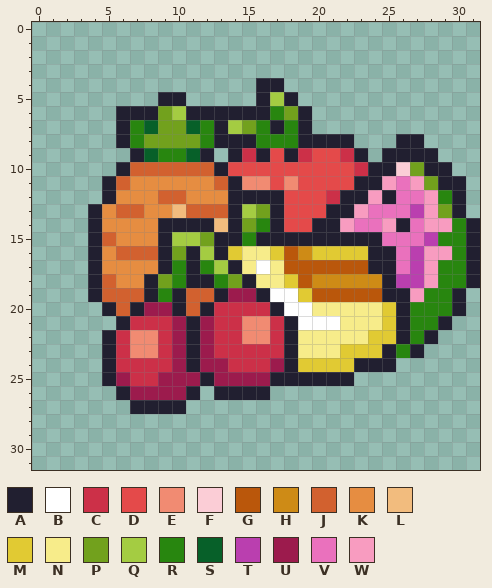
Two versions of one pixel-art sprite, Assets/_Udemy 2D Platformer Assets/Art/UI/UI_Fruit.png. Above, as it was before the edit.
The file is 32x32 pixels.
Palette (. is transparent): A #211f30  B #ffffff  C #cc3048  D #e44a4a  E #f18b72  F #fbcdd6  G #ba570b  H #ce8b16  J #d2612f  K #e68d41  L #f2bc7e  M #e1ca33  N #f7ec8a  P #72a11d  Q #a4cc42  R #28860f  S #076029  T #ba3faf  U #9c1b4d  V #ea71bd  W #f89cc0
Pixels before, first column x 4:
 4 ............AA..............
 5 .....AA.....AQA.............
 6 ..AAAPQAAAAAARPA............
 7 ..ARSPPSRAQPRARA............
 8 ..ARPPPPRAAARRRAAAA...AA....
 9 ...ASRRSA.ACADACDDCA.AAAA...
10 ..AJJJJJJADDDDDDDDDCAAFPAA..
11 .AJKKKKKKJAEEDEDDDDAAWVWPAA.
12 .AKKKJJKKKAAAADDDCAAWAVVWRA.
13 AKJJKKLJJJAQPADDDAAWVVVTWPA.
14 AKKKKAAAALAPRADDAAWVVWAVWWRA
15 AJKKKAQQPAARAAAAAAAAAVVVTRRA
16 AKJJJAPAQAMNNMGHMMMMAAVTWWRA
17 AKKKKARARQANBNGGGGGGAAVTWRRA
18 AJKKAPRAARPANNMGHHHHHATTWRRA
19 AJJJARAJJAUUABBMGGGGGAAWRRA.
20 .AJAUUAJACCCCABBNNNNNMARRRA.
21 ..ACCCUAUCCEECABBBNNNMARRA..
22 .ACEECUAUCCEECANNNNNMMARA...
23 .ACEECUAUCCCCCANNNMMMARA....
24 .ACCCCUAUUCCCUAMMMMAAA......
25 .AUCCUUUAUUUUAAAAAA.........
26 ..AUUUUA.AAAA...............
27 ...AAAA.....................
Now the later version:
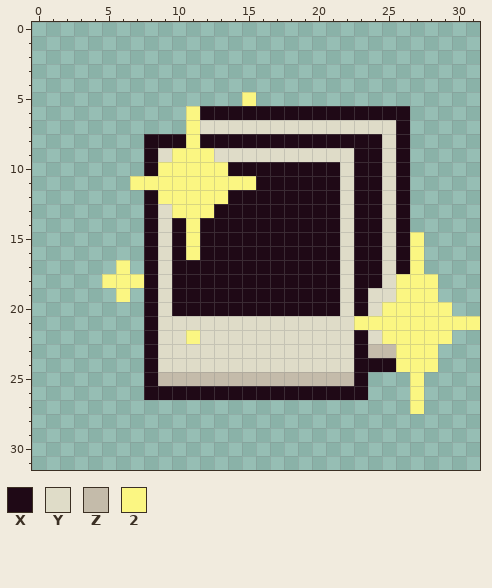
Colours new in this view: X #1f0916  Y #dfdcc8  Z #c4bbaa  2 #fbf682
The exact change:
Changed rows in their new state; - is an unchanged pixel.
first column x 4:
 4 ------------..--------------
 5 -----..----2...-------------
 6 --.....2XXXXXXXXXXXXXXX-----
 7 --.....2YYYYYYYYYYYYYYX-----
 8 --..XXX2XXXXXXXXXXXXXYX.----
 9 ---.XY222YYYYYYYYYYXXYX..---
10 --..X22222XXXXXXXXYXXYX...--
11 -..222222222XXXXXXYXXYX....-
12 -...X22222XXXXXXXXYXXYX....-
13 ....XY222XXXXXXXXXYXXYX....-
14 ....XYX2XXXXXXXXXXYXXYX.....
15 ....XYX2XXXXXXXXXXYXXYX2....
16 ....XYX2XXXXXXXXXXYXXYX2....
17 ..2.XYXXXXXXXXXXXXYXXYX2....
18 .222XYXXXXXXXXXXXXYXXY222...
19 ..2.XYXXXXXXXXXXXXYXYY222..-
20 -...XYXXXXXXXXXXXXYXY22222.-
21 --..XYYYYYYYYYYYYYY222222222
22 -...XYY2YYYYYYYYYYYXY22222--
23 -...XYYYYYYYYYYYYYYXZZ222---
24 -...XYYYYYYYYYYYYYYXXX222---
25 -...XZZZZZZZZZZZZZZX---2----
26 --..XXXXXXXXXXXXXXXX---2----
27 ---....----------------2----
Pixel boxes of the changes (left, top, right, bottom) in both pictures:
changed: (88, 78, 480, 414)
